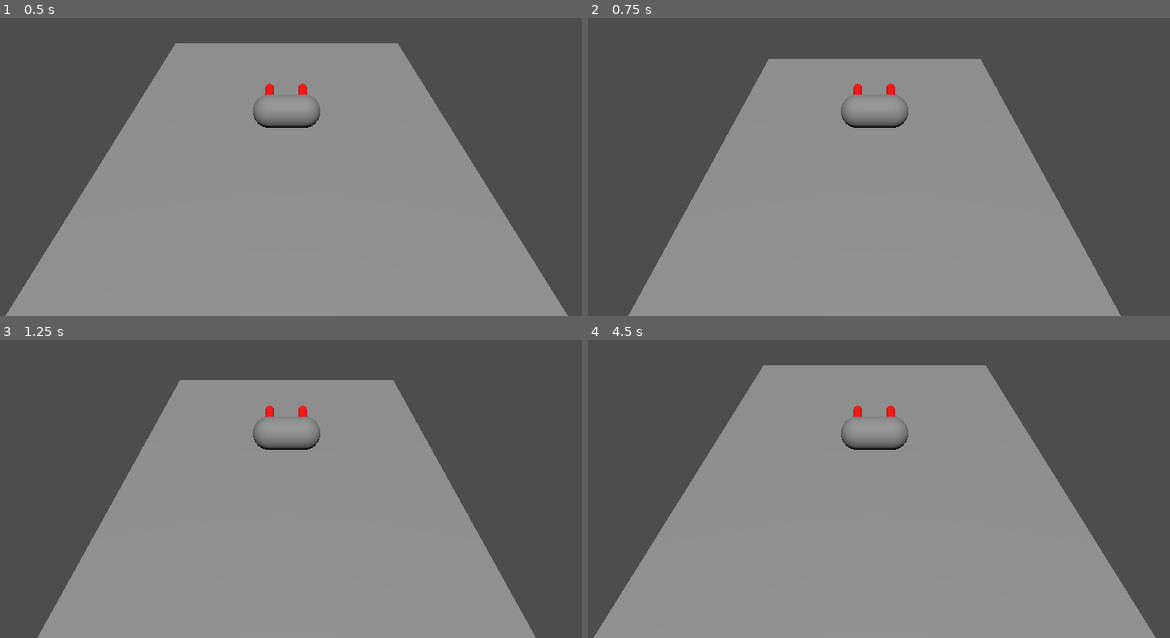
Above: before the commit, frames 1-4 (two rows, left to right).
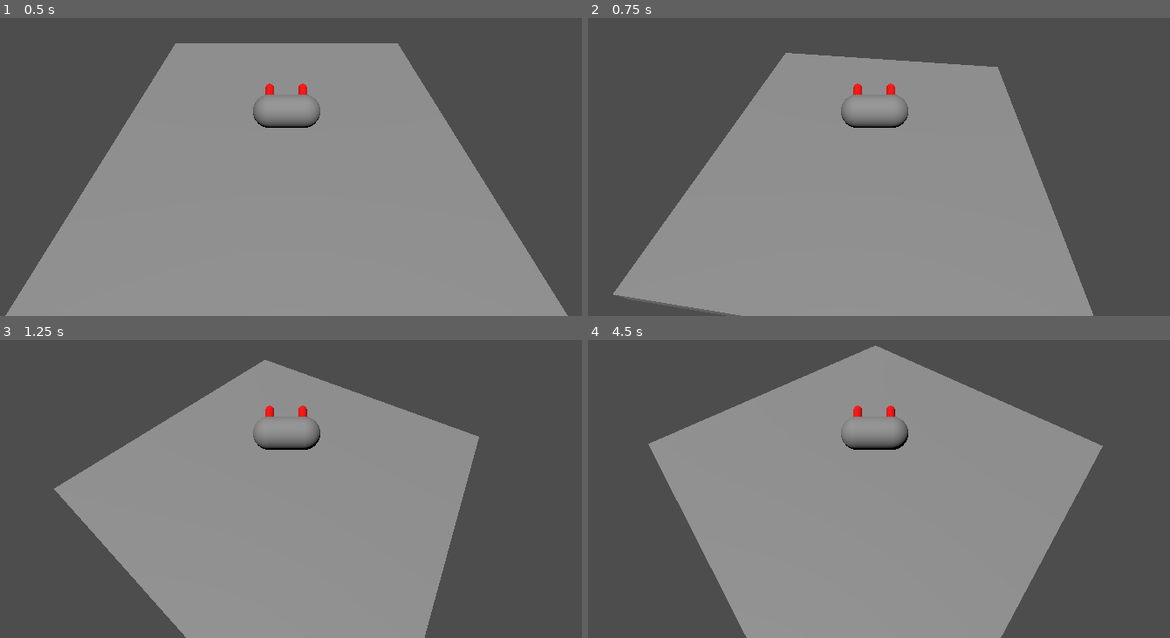
Above: after the commit, the same moments.

Repository: romeshdev/GGJ25
Game: Godot game, scene res://kitchen/RootKitchen.tscn
Same seed, same stepped clock (60 frames per second), same inputs: the game is played once before the commit and once after it.
Inputs:
- Up to frame 1 (0.5 s): no input
- Up to frame 2 (0.75 s): tap Enter (ui_accept) at 0.5 s; hold E (crab_rotate_right, bound only after the commit) from 0.53 s (still down)
- Up to frame 3 (1.25 s): keep holding E (crab_rotate_right, bound only after the commit); tap Enter (ui_accept) at 0.77 s
- Up to frame 4 (4.5 s): release E (crab_rotate_right, bound only after the commit) at 1.28 s; hold Q (crab_rotate_left, bound only after the commit) 1.28-2.03 s; tap Enter (ui_accept) at 1.52, 3.02, 3.77 s; hold E (crab_rotate_right, bound only after the commit) 2.03-3.53 s; hold Q (crab_rotate_left, bound only after the commit) from 3.53 s (still down)

Frame 1 is identical in both runs. In frame 2, 4.2% of the frame differs, in the area x 4-92%, y 11-100%; in frame 3, 14%; in frame 4, 18%, in the area x 0-98%, y 1-100%.

Commit message:
crab inertia

Diff:
--- a/crab/CrabBehaviour.gd
+++ b/crab/CrabBehaviour.gd
@@ -1,7 +1,10 @@
 class_name CrabBehaviour extends CharacterBody3D
 
-const SPEED = 5.0
+const MOVE_ACCELERATION = 0.1
+const ROTATE_ACCELERATION = 0.1
 const JUMP_VELOCITY = 4.5
+
+var rotation_speed = 0.0
 
 func _physics_process(delta):
 	# Fall down
@@ -15,17 +18,22 @@
 
 	# Handle rotation
 	var input_rotation = Input.get_axis("crab_rotate_left", "crab_rotate_right")
-	rotate_y(input_rotation * delta)
+	if input_rotation:
+		rotation_speed = move_toward(rotation_speed, input_rotation, ROTATE_ACCELERATION)
+	else:
+		rotation_speed = move_toward(rotation_speed, 0, ROTATE_ACCELERATION)
+
+	rotate_y(rotation_speed * delta)
 
 	# Get the input direction and handle the movement/deceleration.
 	# As good practice, you should replace UI actions with custom gameplay actions.
 	var input_strafe = Input.get_axis("crab_strafe_left", "crab_strafe_right")
 	var direction = (transform.basis * Vector3(input_strafe, 0, 0)).normalized()
 	if direction:
-		velocity.x = direction.x * SPEED
-		velocity.z = direction.z * SPEED
+		velocity.x = velocity.x + direction.x * MOVE_ACCELERATION
+		velocity.z = velocity.z + direction.z * MOVE_ACCELERATION
 	else:
-		velocity.x = move_toward(velocity.x, 0, SPEED)
-		velocity.z = move_toward(velocity.z, 0, SPEED)
+		velocity.x = move_toward(velocity.x, 0, MOVE_ACCELERATION)
+		velocity.z = move_toward(velocity.z, 0, MOVE_ACCELERATION)
 
 	move_and_slide()
--- a/project.godot
+++ b/project.godot
@@ -19,12 +19,12 @@
 
 crab_rotate_left={
 "deadzone": 0.5,
-"events": [Object(InputEventKey,"resource_local_to_scene":fa …(140 unchanged characters)… d":false,"keycode":0,"physical_keycode":4194319,"key_label":0,"unicode":0,"location":0,"echo":false,"script":null)
+"events": [Object(InputEventKey,"resource_local_to_scene":fa …(140 unchanged characters)… d":false,"keycode":0,"physical_keycode":81,"key_label":0,"unicode":97,"location":0,"echo":false,"script":null)
 ]
 }
 crab_rotate_right={
 "deadzone": 0.5,
-"events": [Object(InputEventKey,"resource_local_to_scene":fa …(140 unchanged characters)… d":false,"keycode":0,"physical_keycode":4194321,"key_label":0,"unicode":0,"location":0,"echo":false,"script":null)
+"events": [Object(InputEventKey,"resource_local_to_scene":fa …(140 unchanged characters)… d":false,"keycode":0,"physical_keycode":69,"key_label":0,"unicode":101,"location":0,"echo":false,"script":null)
 ]
 }
 crab_strafe_left={
